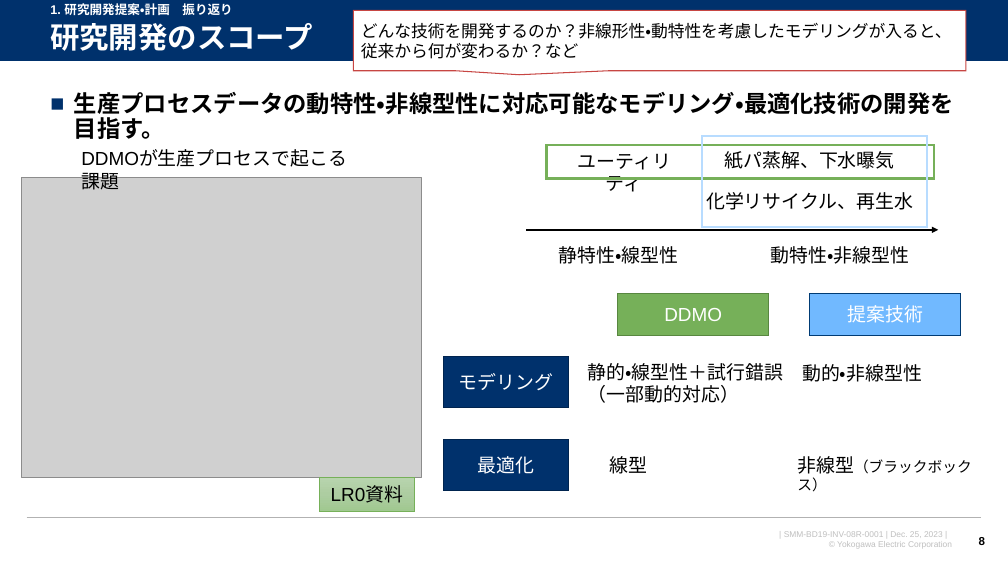
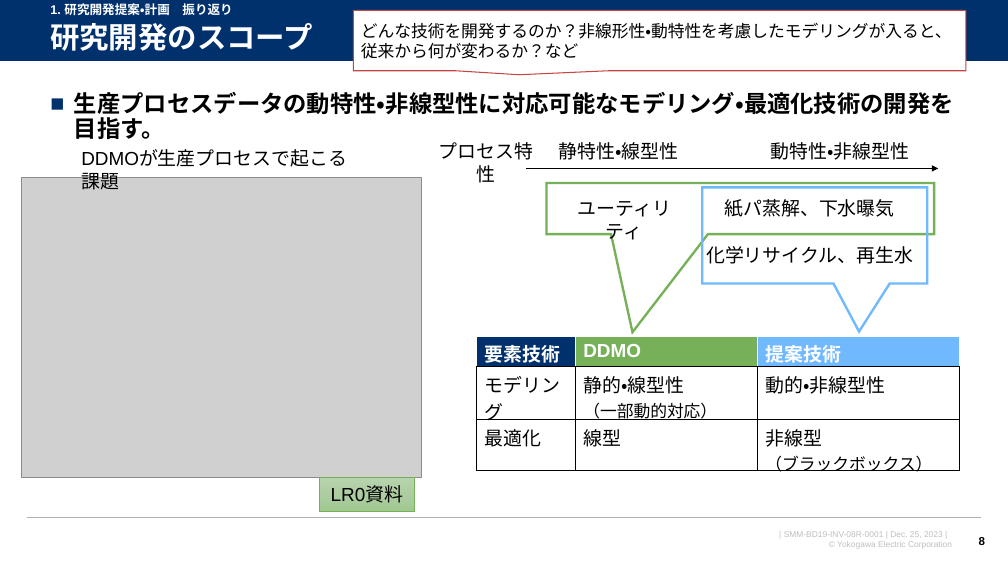
Before and after one commit to watarukumagai-git/opt, a slide deck: slide 8 of SoS/20231213_連携最適_LR2資料_kuma.pptx. Drawn at 1008x567 pixels with LibreOffice and Linux fonts; fonts in the diff are those of the drawing; grey boxes stand for pictures; background and template pictures are left out. Boxes give left, top, right and bottom in pixels: in the first picture for what was removed or moved away, otherwise in the second. Text is boxed around its words. In the diff, an @@ line names an element or a change of style, - is before the commit and + after.

```diff
--- a/SoS/20231213_連携最適_LR2資料_kuma.pptx
+++ b/SoS/20231213_連携最適_LR2資料_kuma.pptx
@@ text added at [439, 142, 533, 183], 18 pt, text #000000 @@
+プロセス特性
@@ text "静特性・線型性": place and size @@
-text "静特性・線型性" at [559, 246, 679, 264]
+text "静特性・線型性" at [559, 142, 679, 160]
@@ rectangle removed at [547, 145, 935, 179] @@
@@ rectangle removed at [702, 136, 928, 228] @@
@@ text "動特性・非線型性": place and size @@
-text "動特性・非線型性" at [771, 246, 910, 264]
+text "動特性・非線型性" at [771, 142, 910, 160]
@@ arrow moved from (526, 230) - (938, 230) to (526, 169) - (938, 169) @@
@@ speech box added at [547, 183, 935, 234], outline #76B059 2.25 pt @@
@@ text "ユーティリティ" rewrapped from [578, 153, 671, 192] to [578, 200, 671, 244] @@
@@ speech box added at [702, 188, 928, 284], outline #71B9FF 2.25 pt @@
@@ text "紙パ蒸解、下水曝気": place and size @@
-text "紙パ蒸解、下水曝気" at [725, 151, 895, 169]
+text "紙パ蒸解、下水曝気" at [725, 199, 895, 217]
@@ text "化学リサイクル、再生水": place and size @@
-text "化学リサイクル、再生水" at [706, 192, 913, 210]
+text "化学リサイクル、再生水" at [706, 246, 913, 264]
@@ rectangle removed at [618, 293, 769, 336] @@
-DDMO
@@ rectangle removed at [810, 293, 961, 336] @@
-提案技術
@@ rectangle removed at [443, 357, 569, 408] @@
-モデリング
@@ table added at [477, 337, 960, 476], 3 rows, 3 columns @@
+要素技術 | DDMO | 提案技術
+モデリング | 静的・線型性 / （一部動的対応） | 動的・非線型性
+最適化 | 線型 | 非線型 / （ブラックボックス）
@@ text removed at [588, 363, 783, 403] @@
-静的・線型性＋試行錯誤
-（一部動的対応）
@@ text removed at [802, 364, 922, 382] @@
-動的・非線型性
@@ rectangle removed at [443, 439, 569, 491] @@
-最適化
@@ text removed at [609, 456, 647, 474] @@
-線型
@@ text removed at [797, 456, 972, 492] @@
-非線型（ブラックボックス）
```
Also in this commit, not shown: 1 other slide changed.
